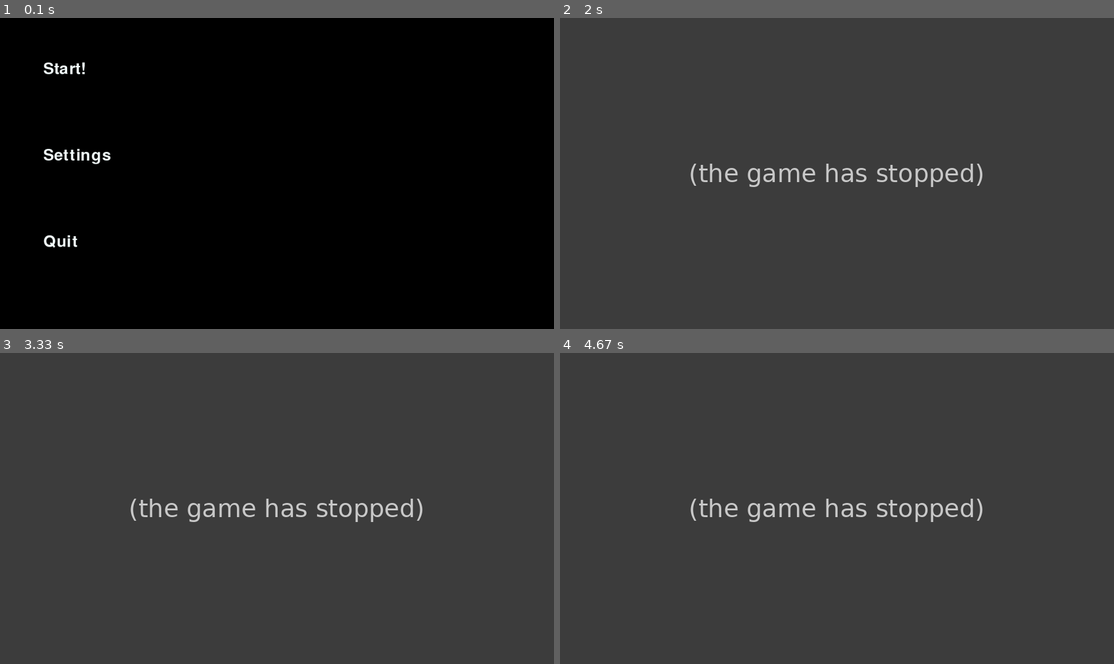
Above: before the commit, frames 1-4 (two rows, left to right).
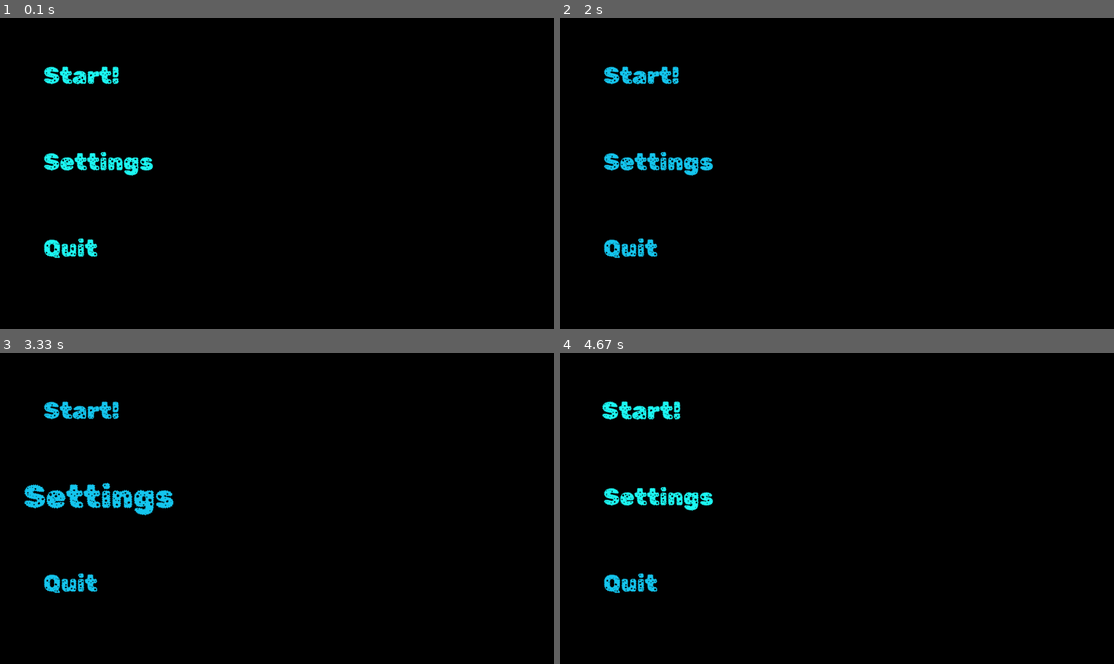
Above: after the commit, the same moments.

Repository: VarianykDanil/Game-2D
Game: pygame game, started from menu.py
Same seed, same stepped clock (60 frames per second), same inputs: the game is played once before the commit and once after it.
Inputs (mouse positions are in pixels of both pictures, inside the frame that each line leads up to):
- Up to frame 1 (0.1 s): no input
- Up to frame 2 (2 s): press the mouse at (632, 248) at 0.37 s; move the mouse to (648, 185) at 0.47 s; release the mouse at (665, 126) at 0.6 s; press the mouse at (643, 73) at 0.7 s; move the mouse to (681, 67) at 0.8 s; release the mouse at (726, 61) at 0.93 s; press the mouse at (659, 161) at 1.03 s; move the mouse to (853, 226) at 1.13 s; release the mouse at (1047, 291) at 1.27 s; press the mouse at (643, 73) at 1.87 s; move the mouse to (637, 120) at 1.97 s
- Up to frame 3 (3.33 s): release the mouse at (72, 499) at 2.1 s; press the mouse at (99, 496) at 2.2 s; move the mouse to (288, 443) at 2.3 s; release the mouse at (481, 390) at 2.43 s; click (127, 492) at 3.05 s
- Up to frame 4 (4.67 s): click (975, 480) at 3.38 s; click "Start!" at 4.22 s; click (692, 539) at 4.55 s

The runs differ from the first frame. In frame 1, 2.0% of the frame differs, in the area x 7-28%, y 14-78%; in frame 2, 100%, in the area x 0-100%, y 0-100%; in frame 3, 100%; in frame 4, 100%.
Error before the commit: IndexError: list index out of range (menu.py line 40); the game stopped at 1.9 s (later frames are placeholders)

Commit message:
new menu 2.0

Diff:
--- a/menu.py
+++ b/menu.py
@@ -5,47 +5,44 @@
 
 clock = pygame.time.Clock()
 screen = pygame.display.set_mode((1280, 720))
-font = pygame.font.Font(None, 55)
+font = pygame.font.Font('RubikGemstones-Regular.ttf', 55)
 class Button:
     def __init__(self, text, pos):
         self.pressed = False
 
-        self.animations_fonts = [pygame.font.Font(None, i) for i in range(55, 77, 2)]
-        self.counter = 0
+        #self.animations_fonts = [pygame.font.Font('RubikGemstones-Regular.ttf', i) for i in range(55, 77, 2)]# TODO: заменить генератор списка на обычный счетчик с пересозданием шрифта
+        self.font_size = 55
         self.text = text
-
-        self.text_surf = font.render(text, True, '#F6FFFF')
+        self.text_surf = font.render(text, True, '#1EF9F5')
         self.default_size = tuple([self.text_surf.get_width(), self.text_surf.get_height()])
-        self.max_size = tuple(i for i in self.animations_fonts[10].size(text))
+        self.max_size = tuple(pygame.font.Font('RubikGemstones-Regular.ttf', self.font_size + 20).size(text))
         self.rect = pygame.Rect(pos, self.default_size)
 
-        self.push_up_size = tuple(i for i in self.animations_fonts[-5].size(text))
+        self.push_up_size = tuple(pygame.font.Font('RubikGemstones-Regular.ttf', self.font_size + 10).size(text))
 
         self.text_rect = self.text_surf.get_rect(center = self.rect.center)
-
-        self.top_color = '#475F77'
     def draw(self):
-        pygame.draw.rect(screen, self.top_color, self.rect, -1) #-1
+        pygame.draw.rect(screen, '#F6FFFF', self.rect, -1) #-1
         screen.blit(self.text_surf, self.text_rect)
         self.check_click()
 
     def check_click(self):
         mouse_pos = pygame.mouse.get_pos()
         if self.rect.collidepoint(mouse_pos):
-            self.top_color = '#D74B4B'
             if pygame.mouse.get_pressed()[0]:
                 self.pressed = True
-                if self.rect.size != self.push_up_size:
-                    self.counter-=1
-                    self.text_surf = self.animations_fonts[self.counter].render(self.text, True, '#F6FFFF')
+                if self.rect.size != self.push_up_size and self.rect.size != self.default_size:
+                    self.font_size-=2
+                    self.text_surf = pygame.font.Font('RubikGemstones-Regular.ttf', self.font_size).render(self.text, True, '#16C8F0')
                     self.var_width = round((self.rect.size[0] - self.text_surf.get_width())/2)
                     self.var_height = round((self.rect.size[1] - self.text_surf.get_height())/2)
 
                     self.rect.update(self.rect.x+self.var_width, self.rect.y+self.var_height, self.text_surf.get_width(), self.text_surf.get_height())
                     self.text_rect = self.text_surf.get_rect(center = self.rect.center)
             elif self.rect.size != self.max_size:
-                self.counter+=1
-                self.text_surf = self.animations_fonts[self.counter].render(self.text, True, '#F6FFFF')
+
+                self.font_size+=2
+                self.text_surf = pygame.font.Font('RubikGemstones-Regular.ttf', self.font_size).render(self.text, True, '#16C8F0')
                 #Вычисление на разницу от позиции предыдущего кадра текста кнопки:
                 self.var_width = round((self.text_surf.get_width() - self.rect.size[0])/2)
                 self.var_height = round((self.text_surf.get_height() - self.rect.size[1])/2)
@@ -59,10 +56,9 @@
                     self.pressed = False
         else:
             self.pressed = False
-            self.top_color = '#475F77'
             if self.rect.size != self.default_size:
-                self.counter-=1
-                self.text_surf = self.animations_fonts[self.counter].render(self.text, True, '#F6FFFF')
+                self.font_size-=2
+                self.text_surf = pygame.font.Font('RubikGemstones-Regular.ttf', self.font_size).render(self.text, True, '#1EF9F5')
                 self.var_width = round((self.rect.size[0] - self.text_surf.get_width())/2)
                 self.var_height = round((self.rect.size[1] - self.text_surf.get_height())/2)
 
Binary file removed: Dama Bubey.ttf
Binary file added: RubikGemstones-Regular.ttf
